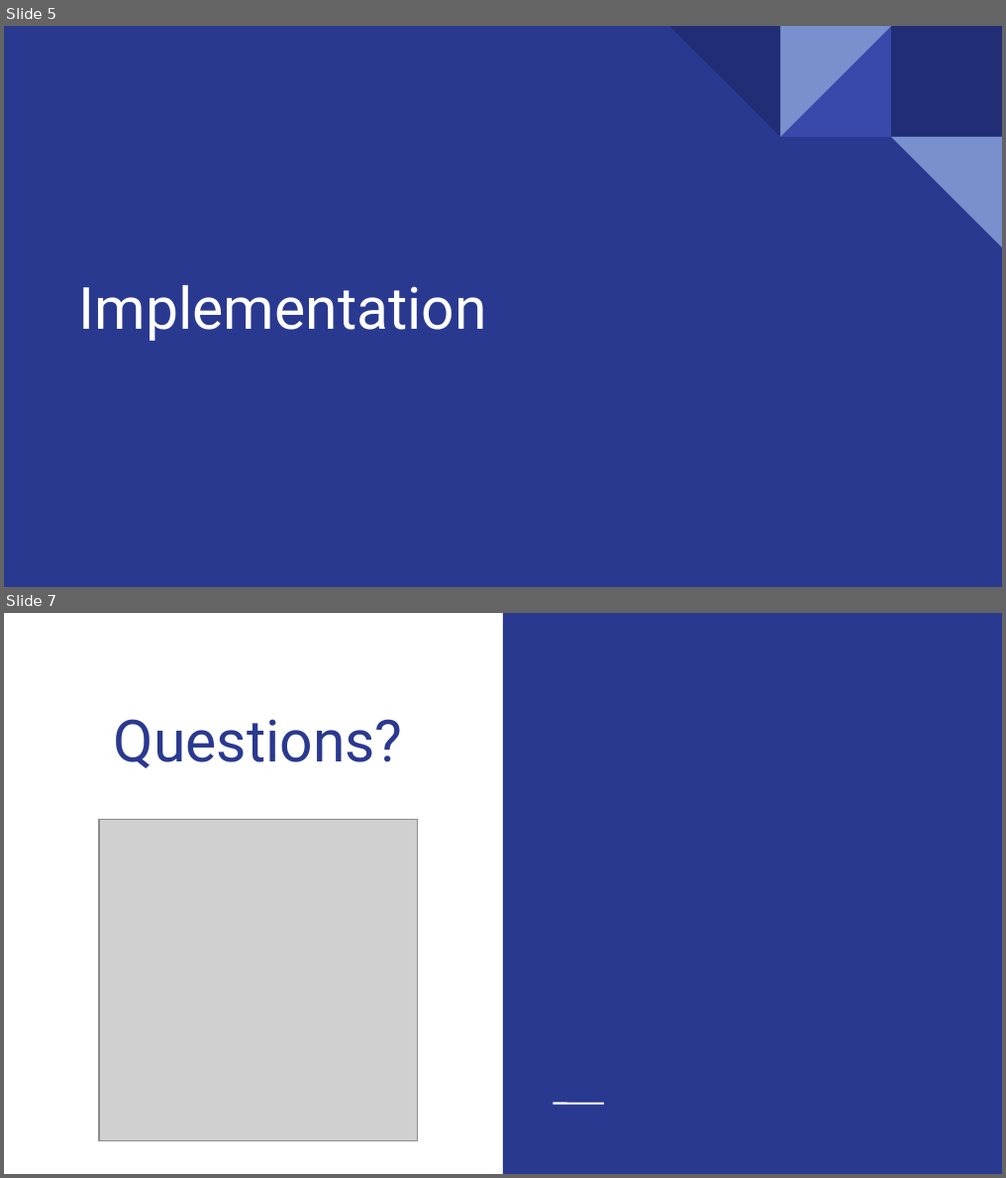
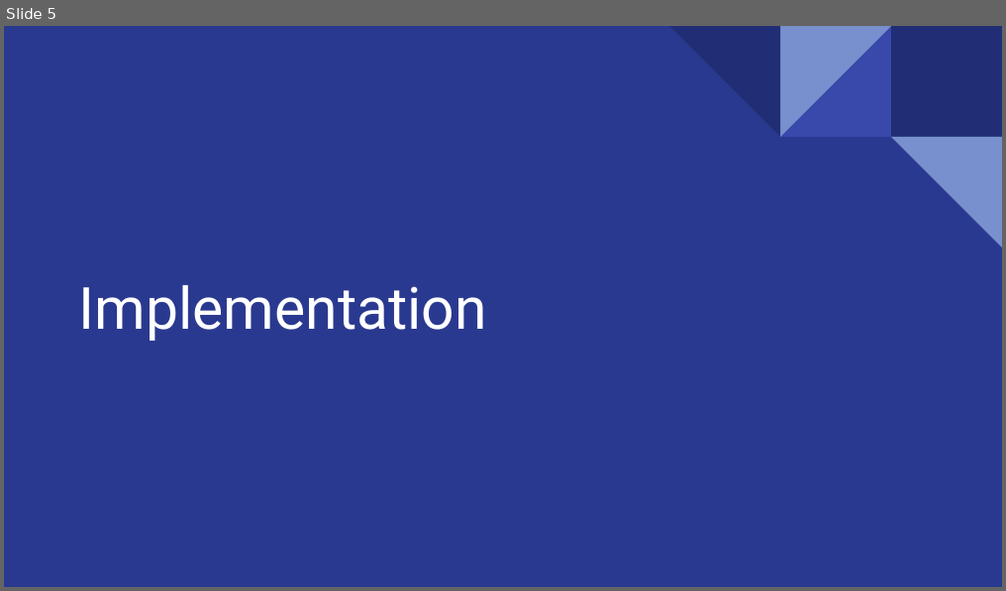
Before and after one commit to TGreenizan/Family-Fuel, a slide deck: Family-Fuel-presentation.odp. Shown one above the other, each under a label of ours: slides 5 and 7 before the commit, slide 5 after it; the slides between them are not shown. The pictures are 1006x1178 and 1006x591 pixels, drawn with LibreOffice and Linux fonts; fonts in the diff are those of the drawing; grey boxes stand for pictures. Boxes give left, top, right and bottom in pixels: in the first picture for what was removed or moved away, otherwise in the second. Text is boxed around its words. In the diff, an @@ line names an element or a change of style, - is before the commit and + after.

```diff
--- a/Family-Fuel-presentation.odp
+++ b/Family-Fuel-presentation.odp
@@ slide 7 removed at bbox=[4, 613, 1002, 1174], background #FFFFFF @@
@@ rectangle removed at bbox=[503, 613, 1002, 1173] @@
@@ title removed at bbox=[114, 719, 403, 768] @@
-Questions?
@@ picture removed at bbox=[99, 820, 417, 1141] @@
@@ line removed from (552, 1104) to (604, 1104) @@
```
Also in this commit, not shown: 4 slides changed, 9 slides added, 1 other slide removed.
